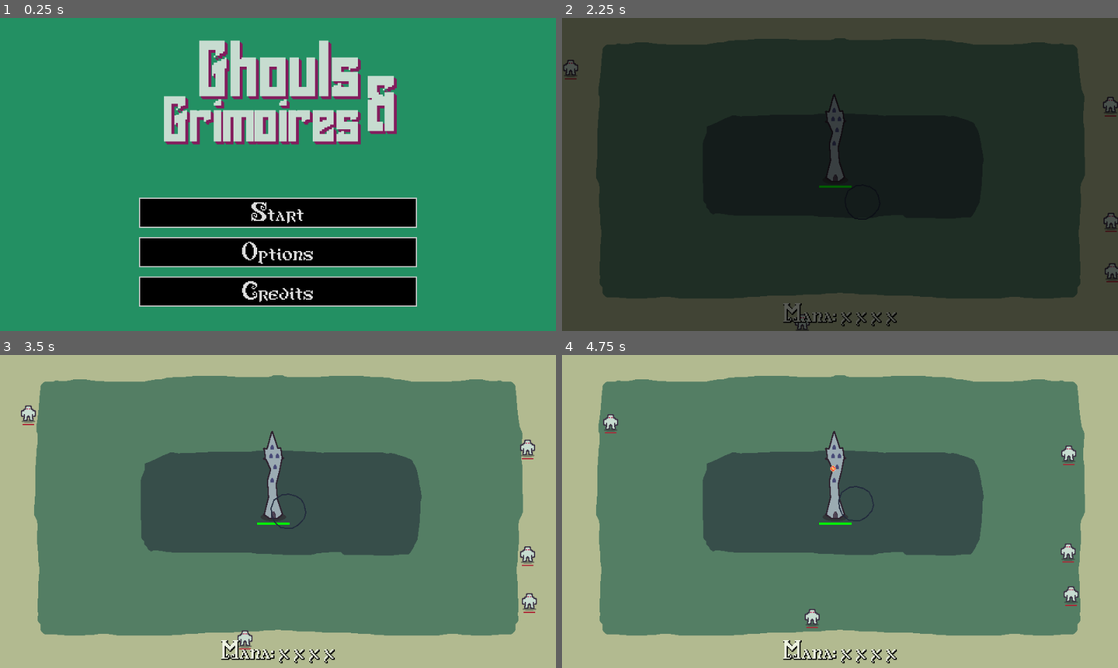
Above: before the commit, frames 1-4 (two rows, left to right).
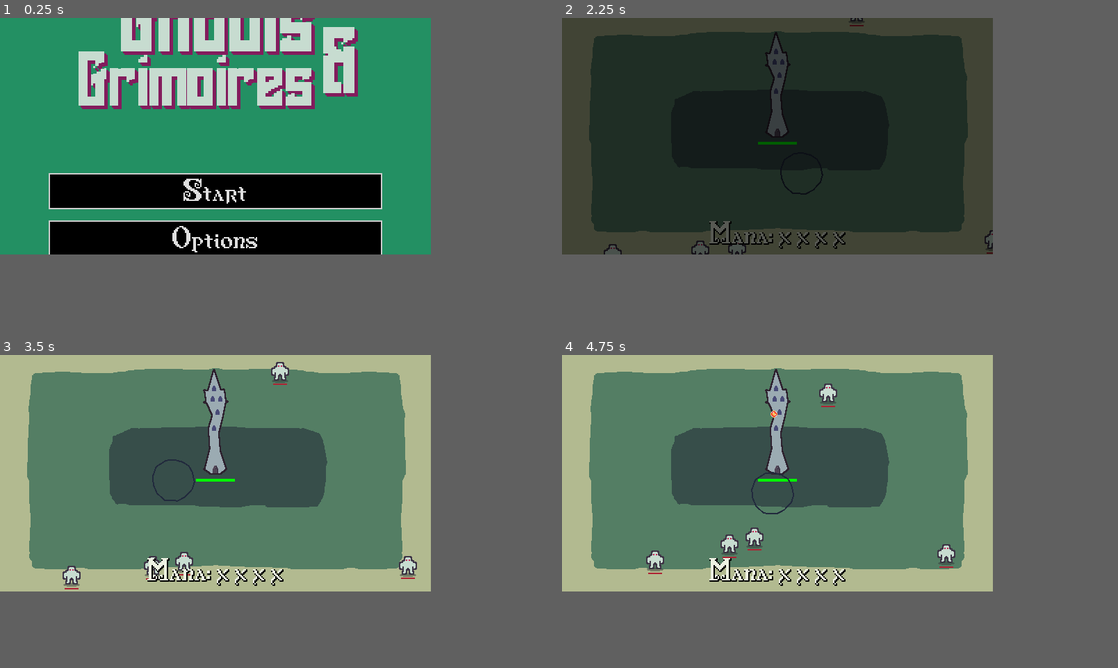
Above: after the commit, the same moments.

Repository: hawkstein/ludum-dare-58-collector
Game: Godot game, scene res://utils/ui/main_menu.tscn
The game is run twice, just before and just after one commit, with the same random seed, the same clock (stepped at 60 frames per second) and the same inputs.
Inputs (mouse positions are in pixels of both pictures, inside the frame that each line leads up to):
- Up to frame 1 (0.25 s): no input
- Up to frame 2 (2.25 s): click "Start" at 0.5 s; click "Start" at 1.25 s; tap Enter (ui_accept) at 2 s; move the mouse to (962, 158) at 2.02 s; click (962, 158) at 2.17 s
- Up to frame 3 (3.5 s): tap Enter (ui_accept) at 2.27, 3.02 s; move the mouse to (166, 527) at 2.77 s; click (166, 527) at 2.92 s
- Up to frame 4 (4.75 s): move the mouse to (895, 442) at 3.52 s; click (895, 442) at 3.67 s; move the mouse to (812, 574) at 4.27 s; click (812, 574) at 4.42 s; tap Enter (ui_accept) at 4.52 s
The window is 800x450 before the commit and 620x340 after it. Grey fills any space a smaller window leaves; there, only what the larger window draws over its background counts as a difference.

The runs differ from the first frame. In frame 1, 33% of the frame differs, in the area x 8-75%, y 0-93%; in frame 2, 31%; in frame 3, 45%; in frame 4, 46%, in the area x 0-100%, y 0-100%.

Commit message:
adjust base resolution to 620 x 310 to get easier scale up with integers

Diff:
--- a/entities/enemy/enemy.gd
+++ b/entities/enemy/enemy.gd
@@ -7,7 +7,7 @@
 @onready var health_color_rect: ColorRect = $HealthColorRect
 
 
-var tower_position: Vector2 = Vector2(472, 281) # Hardcoded tower position
+var tower_position: Vector2 = Vector2(310, 170) # Hardcoded tower position
 var speed: float = 30.0
 var target_distance:float = 30.0
 var is_moving: bool = true
--- a/entities/main.tscn
+++ b/entities/main.tscn
@@ -1,7 +1,7 @@
 [gd_scene load_steps=9 format=3 uid="uid://vck4bl5wwflb"]
 
 [ext_resource type="Script" uid="uid://omkrdyrq3u73" path="res://entities/main.gd" id="1_h2yge"]
-[ext_resource type="Texture2D" uid="uid://0nirocpy58ay" path="res://entities/background/game-background.png" id="4_1v22p"]
+[ext_resource type="Texture2D" uid="uid://dcb46l45qknod" path="res://entities/background/background.png" id="4_msjn6"]
 [ext_resource type="PackedScene" uid="uid://dpu03gqasp6pe" path="res://entities/tower/tower.tscn" id="5_2runn"]
 [ext_resource type="Theme" uid="uid://bes7poiouimn8" path="res://utils/ui/default_theme.tres" id="5_lquwl"]
 [ext_resource type="Script" uid="uid://bpfk6cgrwismq" path="res://entities/wave_spawner.gd" id="6_2v7j7"]
@@ -10,9 +10,9 @@
 
 [sub_resource type="Curve2D" id="Curve2D_2runn"]
 _data = {
-"points": PackedVector2Array(0, 0, 0, 0, -1, -11, 0, 0, 0, 0, 269, -13, 0, 0, 0, 0, 966, -11, 0, 0, 0, 0, 970, 544, 0, 0, 0, 0, 470, 546, 0, 0, 0, 0, -3, 550, 0, 0, 0, 0, -9, 223, 0, 0, 0, 0, -1, -11)
+"points": PackedVector2Array(0, 0, 0, 0, 241, -19, 0, 0, 0, 0, -21, -20, 0, 0, 0, 0, -25, 352, 0, 0, 0, 0, 639, 355, 0, 0, 0, 0, 639, -28, 0, 0, 0, 0, 377, -22)
 }
-point_count = 8
+point_count = 6
 
 [node name="Main" type="Node2D"]
 script = ExtResource("1_h2yge")
@@ -108,7 +108,7 @@
 [node name="Background" type="Node2D" parent="."]
 
 [node name="BackgroundSprite" type="Sprite2D" parent="Background"]
-texture = ExtResource("4_1v22p")
+texture = ExtResource("4_msjn6")
 centered = false
 
 [node name="WaveSpawner" type="Node2D" parent="."]
@@ -128,7 +128,7 @@
 
 [node name="Tower" parent="." instance=ExtResource("5_2runn")]
 unique_name_in_owner = true
-position = Vector2(472, 281)
+position = Vector2(310, 170)
 
 [node name="Spells" type="Node2D" parent="."]
 
--- a/project.godot
+++ b/project.godot
@@ -27,10 +27,8 @@
 
 [display]
 
-window/size/viewport_width=960
-window/size/viewport_height=540
-window/size/window_width_override=1920
-window/size/window_height_override=1080
+window/size/viewport_width=620
+window/size/viewport_height=340
 window/stretch/mode="canvas_items"
 window/stretch/scale_mode="integer"
 
Binary file added: entities/background/background.png
Not shown, added: entities/background/background.png.import
